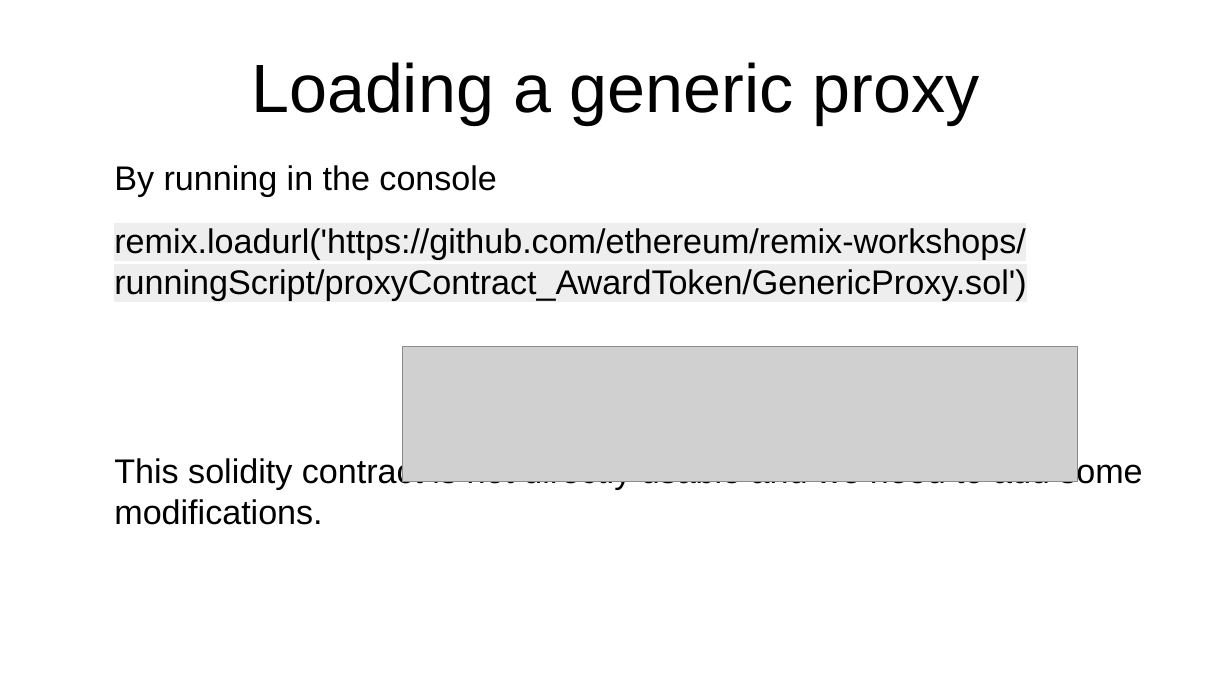
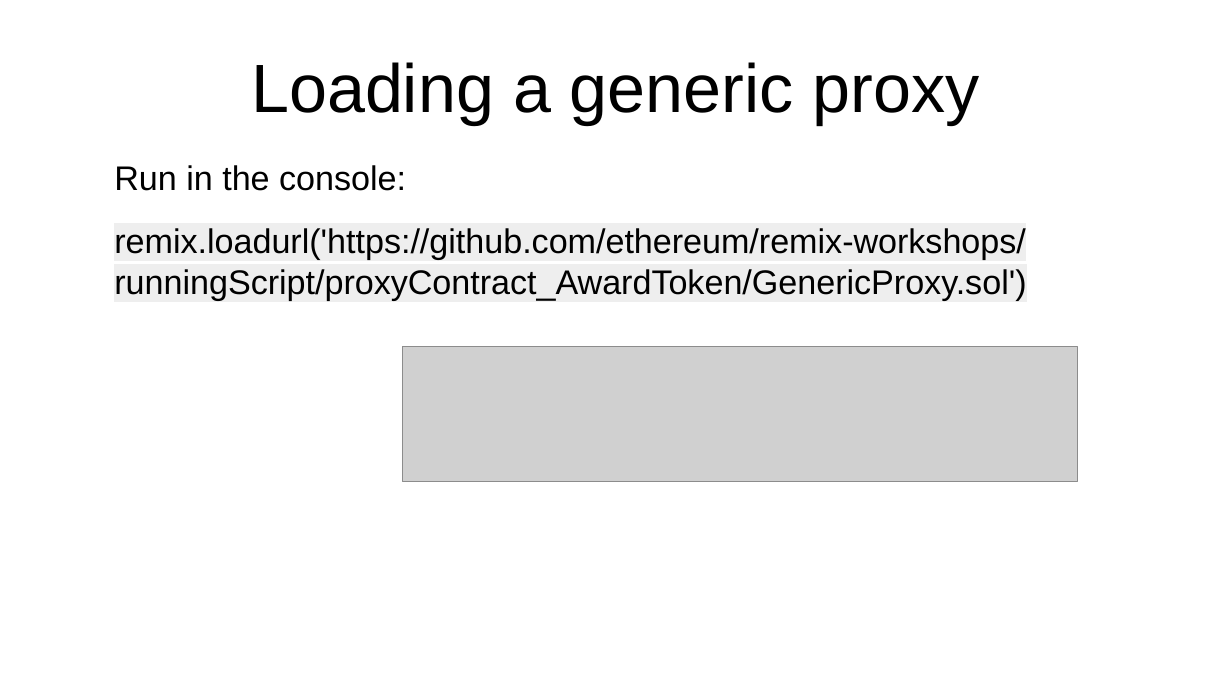
Before and after one commit to ethereum/remix-workshops, a slide deck: slide 8 of runningScript/proxyContract_AwardToken/ProxyContract.odp (slide 7 before the commit). Drawn at 1232x693 pixels with LibreOffice and Linux fonts; fonts in the diff are those of the drawing; grey boxes stand for pictures. Boxes give left, top, right and bottom in pixels: in the first picture for what was removed or moved away, otherwise in the second. Text is boxed around its words. In the diff, an @@ line names an element or a change of style, - is before the commit and + after.

```diff
--- a/runningScript/proxyContract_AwardToken/ProxyContract.odp
+++ b/runningScript/proxyContract_AwardToken/ProxyContract.odp
@@ text at [114,165,406,191]: text changed @@
-By running in the console
+Run in the console:
@@ text at [114,455,1142,525]: paragraph removed @@
-This solidity contract is not directly usable and we need to add some modifications.
```
Also in this commit, not shown: 10 other slides changed, 1 slide added, 5 slides removed, 2 other files.
